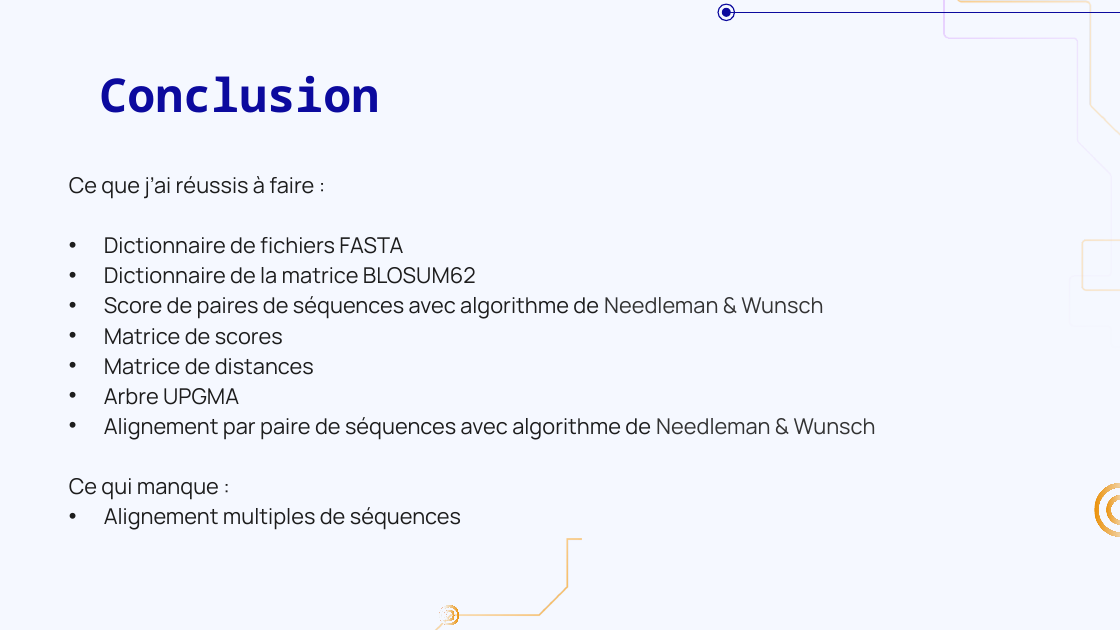
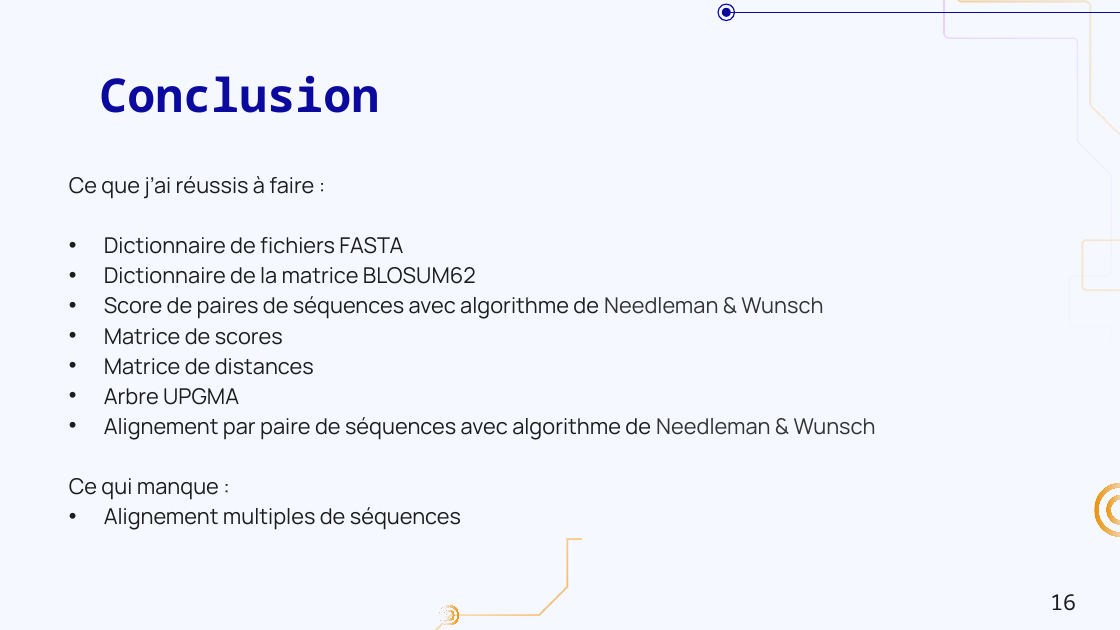
Before and after one commit to InLe074/LEBIB_Ines_Projet_Clustal_M2BI, a slide deck: slide 16 of Presentation_Projet_Clustal.pptx. Drawn at 1120x630 pixels with LibreOffice and Linux fonts; fonts in the diff are those of the drawing; background and template pictures are left out. Boxes give left, top, right and bottom in pixels: in the first picture for what was removed or moved away, otherwise in the second. Text is boxed around its words. In the diff, an @@ line names an element or a change of style, - is before the commit and + after.

```diff
--- a/Presentation_Projet_Clustal.pptx
+++ b/Presentation_Projet_Clustal.pptx
@@ text added at box(1050, 594, 1076, 611), 14 pt, text #1D1D1D @@
+16
```
Also in this commit, not shown: 15 other slides changed.
